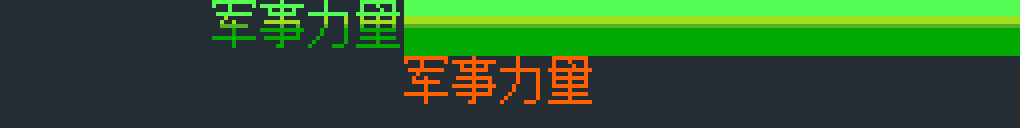
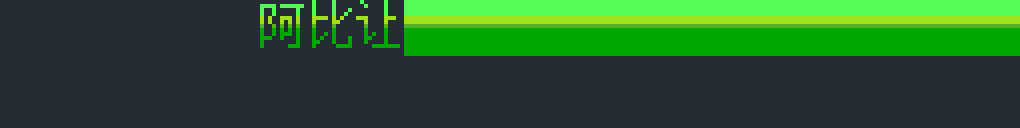
Before/after of a (1020, 128) layered artwork. What changed in the layer stack:
added group "制度" with 9 layers above "军力" over [left=404, top=56, right=592, bottom=104]
added group "军力" (1st of 2) with 9 layers above "nod国家首都地名" over [left=404, top=56, right=592, bottom=104]
added group "nod国家首都地名" with 20 layers above "gdi国家首都地名" over [left=260, top=0, right=400, bottom=48]
added layer "图层 8" in group "nod国家首都地名" over [left=260, top=0, right=400, bottom=48]
added group "gdi国家首都地名" with 48 layers above "gdi及共用选关" over [left=404, top=56, right=592, bottom=104]
hid group "gdi及共用选关" (9 layers) over [left=212, top=0, right=592, bottom=104]
hid "军事力量" over [left=404, top=56, right=592, bottom=104]
moved "图层 7" above "转型", painted on it over [left=212, top=0, right=400, bottom=48]
